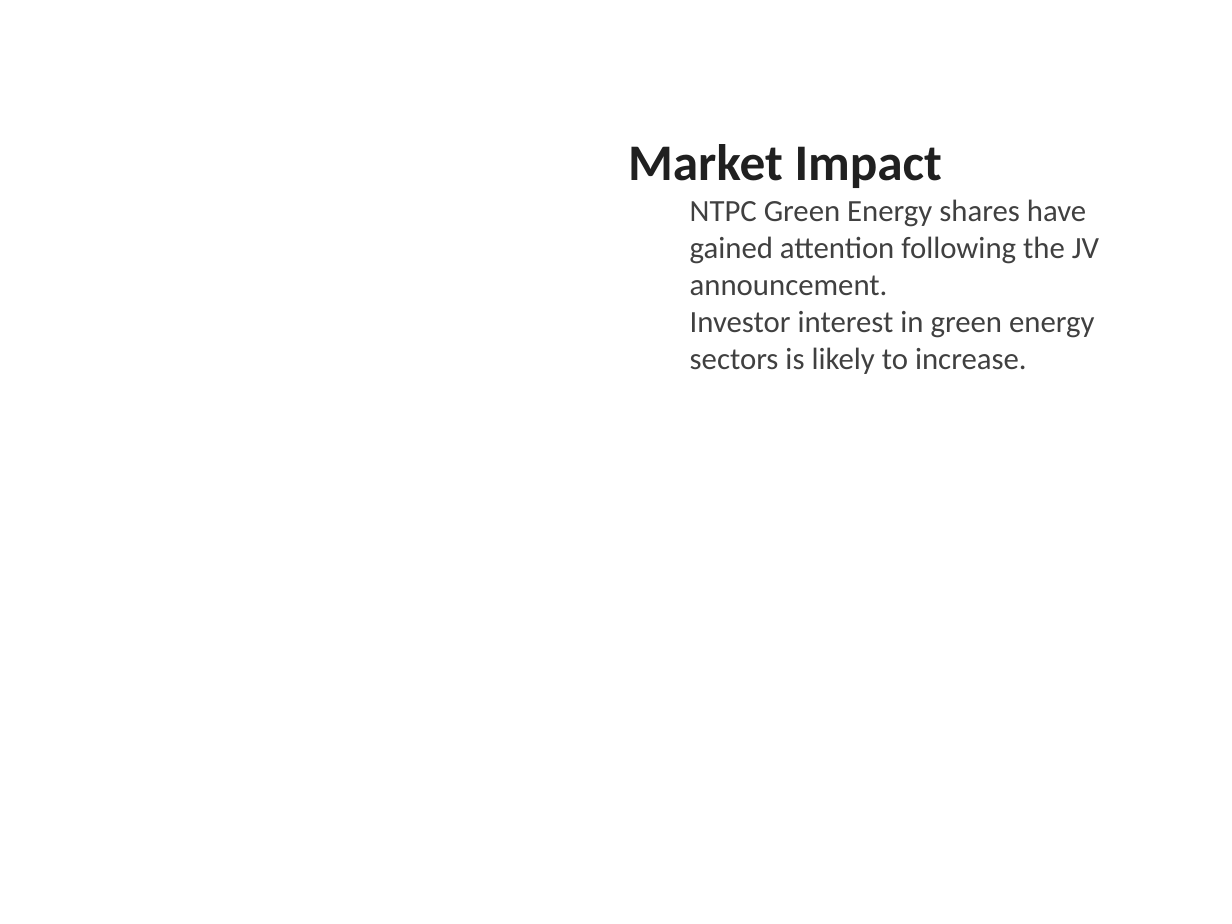
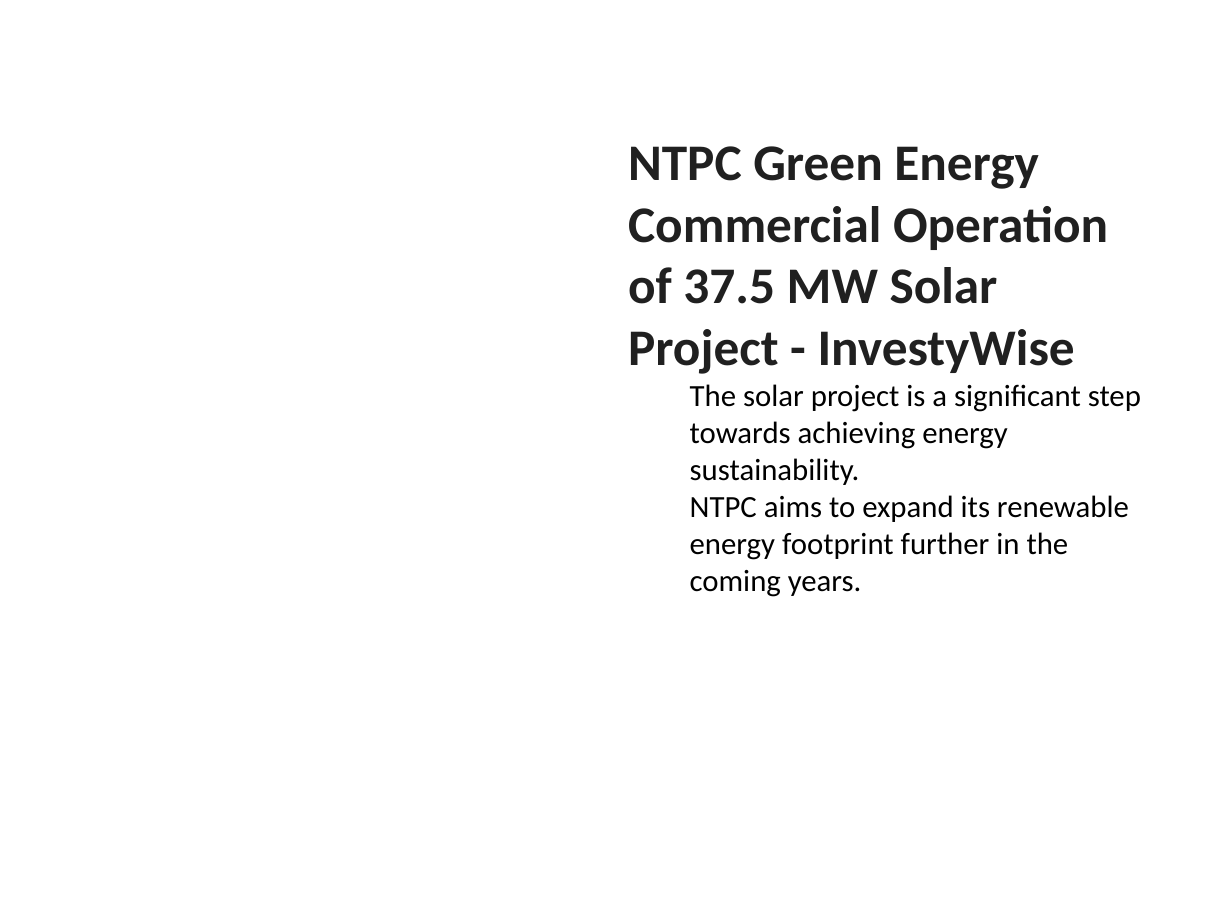
Before and after one commit to gauravsiemens1988/Linkedin-AI-Agent_Personal, a slide deck: slide 4 of drafts/linkedin_carousel.pptx. Drawn at 1232x924 pixels with LibreOffice and Linux fonts; fonts in the diff are those of the drawing. Boxes give left, top, right and bottom in pixels: in the first picture for what was removed or moved away, otherwise in the second. Text is boxed around its words. In the diff, an @@ line names an element or a change of style, - is before the commit and + after.

```diff
--- a/drafts/linkedin_carousel.pptx
+++ b/drafts/linkedin_carousel.pptx
@@ text at (x1=628, y1=146, x2=1141, y2=597): text changed; text colour #404040 to #000000 @@
-Market Impact
-  NTPC Green Energy shares have gained attention following the JV announcement.
-  Investor interest in green energy sectors is likely to increase.
+NTPC Green Energy Commercial Operation of 37.5 MW Solar Project - InvestyWise
+  The solar project is a significant step towards achieving energy sustainability.
+  NTPC aims to expand its renewable energy footprint further in the coming years.
```
Also in this commit, not shown: 3 other slides changed, 2 slides added, 2 slides removed, 1 other file.
